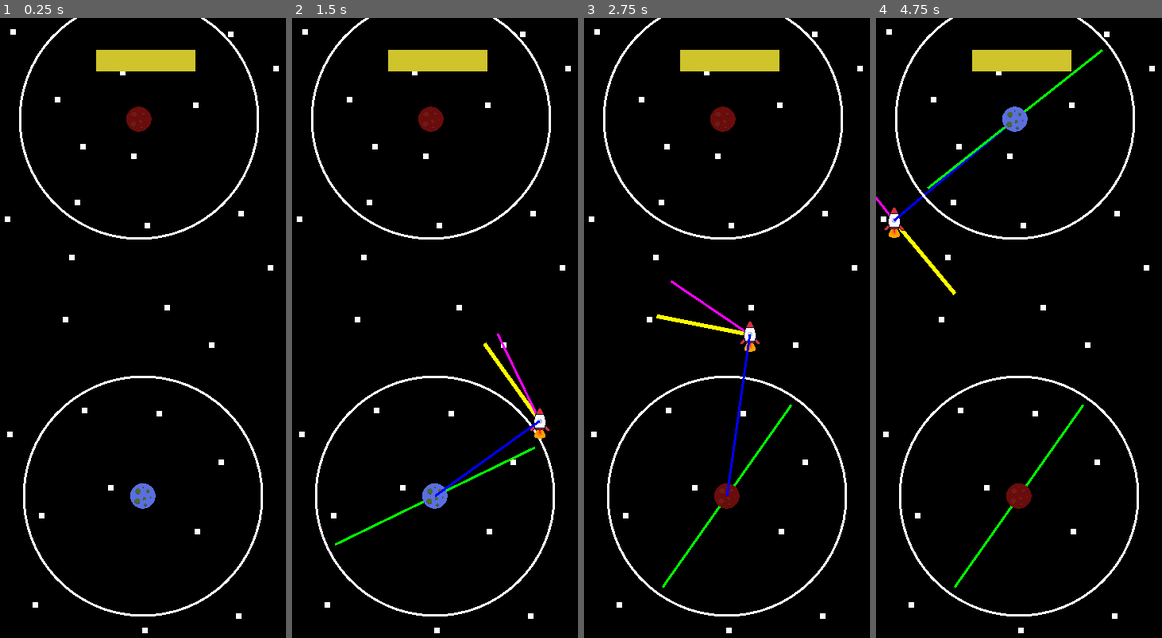
Above: before the commit, frames 1-4 (left to right).
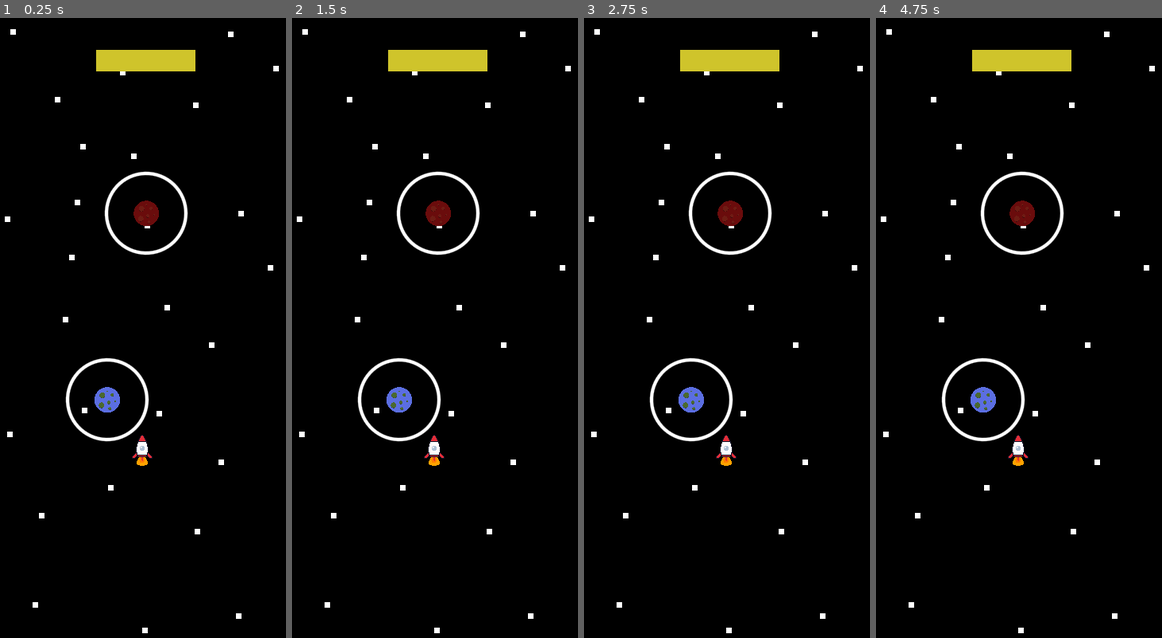
Above: after the commit, the same moments.

Repository: abbecool/MobileGame
Game: Godot game, scene res://scenes/game.tscn
The game is run twice, just before and just after one commit, with the same random seed, the same clock (stepped at 60 frames per second) and the same inputs.
Inputs (mouse positions are in pixels of both pictures, inside the frame that each line leads up to):
- Up to frame 1 (0.25 s): no input
- Up to frame 2 (1.5 s): tap Enter at 0.5 s; move the mouse to (435, 495) at 0.52 s; tap Space (launch) at 0.6, 1.35 s; click (435, 495) at 0.67 s; click (435, 495) at 1.42 s
- Up to frame 3 (2.75 s): tap Space (launch) at 2.1 s; click (727, 495) at 2.17 s
- Up to frame 4 (4.75 s): move the mouse to (1041, 334) at 2.77 s; tap Space (launch) at 2.85, 3.6, 4.35 s; click (1041, 334) at 2.92 s; move the mouse to (1016, 117) at 3.52 s; click (1016, 117) at 3.67 s; move the mouse to (933, 235) at 4.27 s; click (933, 235) at 4.42 s

The runs differ from the first frame. In frame 1, 4.3% of the frame differs, in the area x 6-92%, y 0-97%; in frame 2, 5.2%; in frame 3, 5.2%; in frame 4, 5.4%, in the area x 0-92%, y 0-97%.

Commit message:
orbit mechs

Diff:
--- a/scenes/game.tscn
+++ b/scenes/game.tscn
@@ -2,7 +2,7 @@
 
 [ext_resource type="Script" uid="uid://b0han17um0ygb" path="res://scripts/game.gd" id="1_iywne"]
 [ext_resource type="Texture2D" uid="uid://chell6n0bk8k0" path="res://assets/images/stars.png" id="1_yqjtg"]
-[ext_resource type="PackedScene" uid="uid://dtbg8upr0w5ct" path="res://scenes/launch_planet.tscn" id="5_iywne"]
+[ext_resource type="PackedScene" uid="uid://bia0bb2s2tua8" path="res://scenes/rocket.tscn" id="5_iywne"]
 [ext_resource type="PackedScene" uid="uid://cohsryxhrxdjg" path="res://scenes/planet.tscn" id="5_p57ef"]
 [ext_resource type="PackedScene" uid="uid://dqv1lmgp0ptgv" path="res://scenes/killzone.tscn" id="6_p57ef"]
 
@@ -29,11 +29,11 @@
 [node name="Killzone" parent="." instance=ExtResource("6_p57ef")]
 position = Vector2(-3, 2)
 
-[node name="Earth" parent="." instance=ExtResource("5_iywne")]
-position = Vector2(180, 600)
+[node name="Planet" parent="." instance=ExtResource("5_p57ef")]
+position = Vector2(184, 245)
 
-[node name="Planet" parent="." instance=ExtResource("5_p57ef")]
-position = Vector2(175, 127)
+[node name="Planet2" parent="." instance=ExtResource("5_p57ef")]
+position = Vector2(135, 479)
 
 [node name="ProgressBar" type="ProgressBar" parent="."]
 offset_left = 121.0
@@ -44,5 +44,5 @@
 theme_override_styles/fill = SubResource("StyleBoxFlat_p57ef")
 show_percentage = false
 
-[connection signal="input_event" from="Earth" to="Earth" method="_on_input_event"]
-[connection signal="launch_rocket" from="Earth" to="Earth" method="_on_launch_rocket"]
+[node name="Rocket" parent="." instance=ExtResource("5_iywne")]
+position = Vector2(179, 540)
--- a/scenes/rocket.tscn
+++ b/scenes/rocket.tscn
@@ -1,14 +1,12 @@
-[gd_scene load_steps=6 format=3 uid="uid://bia0bb2s2tua8"]
+[gd_scene load_steps=4 format=3 uid="uid://bia0bb2s2tua8"]
 
 [ext_resource type="Script" uid="uid://bwuieco0n8j8c" path="res://scripts/rocket.gd" id="1_dkv7l"]
 [ext_resource type="Texture2D" uid="uid://bft4itp3vfoad" path="res://assets/images/rocket.png" id="2_dkv7l"]
-[ext_resource type="Script" uid="uid://c75jnjy14htt3" path="res://scripts/line_2d.gd" id="3_agf72"]
-[ext_resource type="Script" uid="uid://dy0txubrh85yv" path="res://scripts/line_2d_2.gd" id="4_y2y7n"]
 
 [sub_resource type="CircleShape2D" id="CircleShape2D_dkv7l"]
 radius = 29.0689
 
-[node name="Rocket" type="RigidBody2D" groups=["rocket"]]
+[node name="Rocket" type="CharacterBody2D" groups=["rocket"]]
 script = ExtResource("1_dkv7l")
 
 [node name="Sprite2D" type="Sprite2D" parent="."]
@@ -35,16 +33,5 @@
 [node name="CollisionShape2D" type="CollisionShape2D" parent="TouchArea"]
 shape = SubResource("CircleShape2D_dkv7l")
 
-[node name="Line2D" type="Line2D" parent="."]
-points = PackedVector2Array(100, 0)
-width = 3.0
-default_color = Color(0, 0, 1, 1)
-script = ExtResource("3_agf72")
-
-[node name="Line2D2" type="Line2D" parent="."]
-points = PackedVector2Array(0, 0)
-width = 3.0
-script = ExtResource("4_y2y7n")
-
 [connection signal="update_orbiting_planet" from="." to="." method="_on_update_orbiting_planet"]
 [connection signal="input_event" from="TouchArea" to="." method="_on_touch_area_input_event"]
--- a/scripts/OLD_launch_planet_2.gd
+++ /dev/null
@@ -1,24 +0,0 @@
-#extends "res://scenes/planet.gd"
-#
-#var launched = false
-#var Rocket = preload("res://scenes/rocket.tscn")
-#signal launch_rocket
-#
-#func _input(event):
-	#if !launched and event.is_action("launch"):
-		#print("input")
-		#launched = true
-		#var rocket = Rocket.instantiate()
-		#rocket.set_position(position)
-		#add_sibling(rocket)
-#
-#func _on_launch_rocket() -> void:
-	#launched = true
-	#var rocket = Rocket.instantiate()
-	#rocket.set_position(position-Vector2(5, 50))
-	#rocket.set_velocity(Vector2(-1, -8))
-	#add_sibling(rocket)
-#func _on_input_event(viewport: Node, event: InputEvent, shape_idx: int) -> void:
-	#print("event")
-	#if !launched and event is InputEventMouseButton:
-		#emit_signal("launch_rocket")
--- a/scripts/game.gd
+++ b/scripts/game.gd
@@ -3,7 +3,7 @@
 const GameOverScreen = preload("res://scenes/game_over.tscn")
 const Rocket = preload("res://scenes/rocket.tscn")
 
-const GRAVITATIONAL_FORCE = 2e-3
+const GRAVITATIONAL_FORCE = 1e-3
 
 var rocket : RigidBody2D
 
--- a/scripts/launch_planet.gd
+++ b/scripts/launch_planet.gd
@@ -15,8 +15,8 @@
 func _on_launch_rocket() -> void:
 	launched = true
 	var rocket = Rocket.instantiate()
-	var offset = Vector2(150, 0)
-	var rocket_velocity = sqrt(get_parent().get_real_gravity()*MASS/offset.length()) * Vector2(0.1, -1)
+	var offset = Vector2(50, 0)
+	var rocket_velocity = sqrt(get_parent().get_real_gravity()*MASS/offset.length()) * Vector2(0, -1)
 	rocket.set_position(position + offset)
 	rocket.set_velocity(rocket_velocity*1.05)
 	rocket.set_orbiting_planet(self)
--- a/scripts/line_2d.gd
+++ /dev/null
@@ -1,21 +0,0 @@
-extends Line2D
-
-@export var planet: StaticBody2D  # Assign the planet node in the editor
-
-func _ready():
-	# Initialize the line with two points
-	add_point(Vector2.ZERO)  # Start point at the rocket's position
-	add_point(Vector2.ZERO)  # End point, will be updated in _process
-
-func _process(delta):
-	if planet:
-		# Start point: Rocket's position (Line2D's local origin)
-		set_point_position(0, Vector2.ZERO)
-		# End point: Planet's position relative to the rocket
-		var planet_global_position = planet.global_position
-		var rocket_global_position = global_position
-		var planet_local_position = to_local(planet_global_position)
-		set_point_position(1, planet_local_position)
-
-func set_planet(p):
-	planet = p
--- a/scripts/line_2d_2.gd
+++ /dev/null
@@ -1,9 +0,0 @@
-extends Line2D
-
-func _ready():
-	# Initialize the line with two points
-	add_point(Vector2.ZERO)  # Start point at the rocket's position
-	add_point(Vector2.ZERO)  # End point, will be updated in _process
-
-func _process(delta):
-	pass
--- a/scripts/planet.gd
+++ b/scripts/planet.gd
@@ -17,8 +17,8 @@
 	#rotation_degrees += ROTATION_SPEED * delta
 
 func _draw():
-	draw_arc(Vector2.ZERO, 150, 0, TAU, 64, Color(1, 1, 1), 3)
-	draw_line(radius_line[0], radius_line[1], Color(0,1,0), 3)
+	draw_arc(Vector2.ZERO, 50, 0, TAU, 64, Color(1, 1, 1), 3, true)
+	#draw_line(radius_line[0], radius_line[1], Color(0,1,0), 3)
 
 func set_radius_line(from: Vector2, to: Vector2 = Vector2.ZERO) -> void:
 	radius_line[0] = from
--- a/scripts/rocket.gd
+++ b/scripts/rocket.gd
@@ -1,9 +1,9 @@
-extends RigidBody2D
+extends CharacterBody2D
 
-const ROCKET_FORCE = 1e3
-const G = 1e-3
+const ROCKET_FORCE = 1e2
+const G = 1e-4
 const MASS = 1e2
-const ORBIT_HEIGHT = 140
+const ORBIT_HEIGHT = 50
 const ORBIT_SPEED = 3
 
 var screenTouch = false
@@ -11,18 +11,16 @@
 var fuel_consumption = 35
 var orbiting_planet
 var theta : float
-var new_linear_velocity
+var new_linear_velocity = Vector2.ZERO
 
 var is_launching : bool = false
-
-@onready var velocity_line: Line2D = $Line2D2
 
 signal successful_landing
 signal update_orbiting_planet(planet)
 
 func _ready() -> void:
-
-	mass = MASS
+	pass
+	#position = Vector2(180, 600)
 	#orbiting_planet = get_tree().get_nodes_in_group("planets")[0]
 	#position = orbiting_planet.get_position()
 
@@ -47,36 +45,40 @@
 		total_force += force
 		if distance.length() < 200:
 			orbiting_planet = planet
-			angle = acos(distance.dot(linear_velocity)/(distance.length()*linear_velocity.length()))
+			angle = acos(distance.dot(velocity)/(distance.length()*velocity.length()))
 			#print(rad_to_deg(angle))
-			var radius_vector = Vector2(linear_velocity.y, -linear_velocity.x).normalized() * ORBIT_HEIGHT
+			var radius_vector = Vector2(velocity.y, -velocity.x).normalized() * ORBIT_HEIGHT
 			planet.set_radius_line(radius_vector, -1*radius_vector)
 			#print(rad_to_deg(a))
-			$Line2D.set_planet(planet)
 			var new_velocity_dir = Vector2(-distance.y, distance.x).normalized()
 			var new_velocity = sqrt(get_parent().get_real_gravity() * orbiting_planet.get_real_mass() / ORBIT_HEIGHT)
 			new_linear_velocity = new_velocity_dir*new_velocity
+			#print(distance.length())
 
 		else:
 			planet.set_texture("Mars")
 	queue_redraw()
 	#velocity_line.points = [Vector2.ZERO, velocity.normalized()*1000]
 	#position += velocity * delta
-	apply_central_force(total_force)
-	if abs(rad_to_deg(angle) - 90) < 1: # velocity angle tangental to orbit, cancel excess tangential velocity
-		print("Tangentiall")
-		print("angle: ", rad_to_deg(angle))
-		print("new vel: ", new_linear_velocity, "\n", linear_velocity)
+	if distance.length() < ORBIT_HEIGHT: # velocity angle tangental to orbit, cancel excess tangential velocity
+		theta += (ORBIT_SPEED * delta)
+		position = orbiting_planet.get_position() + ORBIT_HEIGHT*Vector2(cos(theta), sin(theta))
+		velocity = new_linear_velocity
 		#linear_velocity = 0.5*new_linear_velocity + 0.5*linear_velocity
-		linear_velocity = new_linear_velocity
+		#linear_velocity = new_linear_velocity
+		rotation_degrees = 180+rad_to_deg(theta)
+	elif orbiting_planet:
+		var rel_rocket = position - orbiting_planet.get_position()
+		theta = acos(rel_rocket.dot(Vector2(1,0))/(rel_rocket.length()))
+
+	#apply_central_force(total_force)
+	position += velocity * delta
 	#rotation_degrees = 90+rad_to_deg(acos(Vector2(1,0).dot(linear_velocity)/(Vector2(1,0).length()*linear_velocity.length())))
-	#rotation_degrees = rad_to_deg(angle)
 
-
-func _draw():
-	#draw_line(Vector2.ZERO, linear_velocity.normalized()*1000, Color(1,0,0), 3)
-	draw_line(Vector2.ZERO, new_linear_velocity, Color(1,1,0), 5)
-	draw_line(Vector2.ZERO, linear_velocity, Color(1,0,1), 3)
+#func _draw():
+	##draw_line(Vector2.ZERO, linear_velocity.normalized()*1000, Color(1,0,0), 3)
+	#draw_line(Vector2.ZERO, new_linear_velocity, Color(1,1,0), 5)
+	#draw_line(Vector2.ZERO, velocity, Color(1,0,1), 3)
 
 #func _on_successful_landing() -> void:
 	#print("emit")
@@ -87,8 +89,8 @@
 	print("emit")
 	get_parent().set_game_over_scene(win)
 
-func set_velocity(vel):
-	linear_velocity = vel
+#func set_velocity(vel):
+	#velocity = vel
 
 func set_orbiting_planet(planet: StaticBody2D) -> void:
 	orbiting_planet = planet
@@ -108,7 +110,8 @@
 			if (position-event.position).length() > 25:
 				#print("vel: ", (position-event.position))
 				is_launching = false
-				apply_central_force((position-event.position)*ROCKET_FORCE)
+				#apply_central_force((position-event.position)*ROCKET_FORCE)
+				velocity += (position-event.position)*ROCKET_FORCE / MASS
 				#linear_velocity = (position-event.position)*ROCKET_FORCE
 				#position = (event.position)
 			else:
Not shown, removed: scripts/OLD_launch_planet_2.gd.uid
Not shown, removed: scripts/line_2d.gd.uid
Not shown, removed: scripts/line_2d_2.gd.uid
